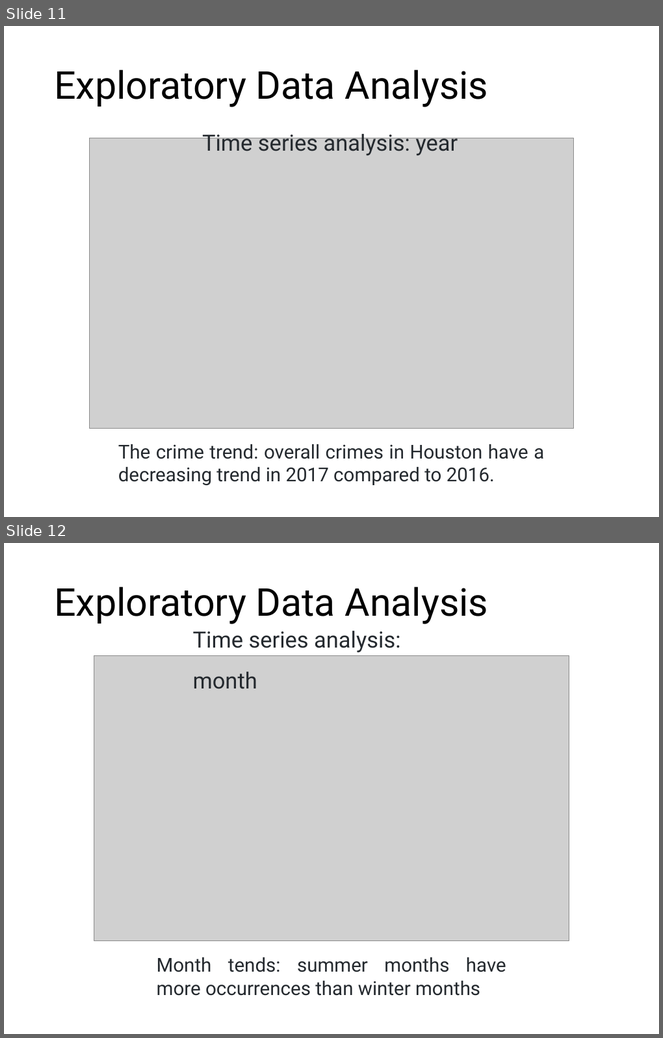
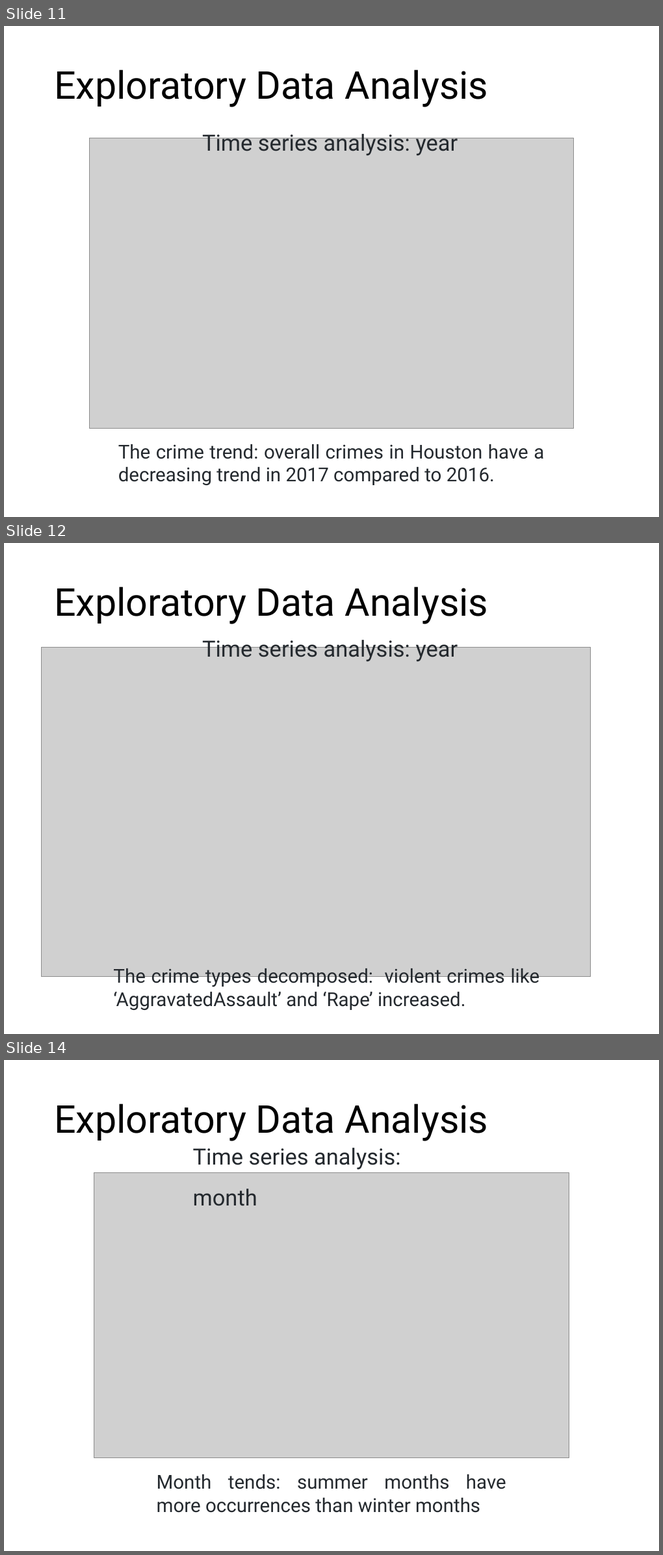
Before and after one commit to phyhouhou/SpringboardProjects, a slide deck: FirstCapstoneProject/Capstone1FinalReport/slide_capston1.pptx. Shown one above the other, each under a label of ours: slides 11 and 12 before the commit, slides 11, 12 and 14 after it; the slides between them are not shown. The pictures are 663x1038 and 663x1555 pixels, drawn with LibreOffice and Linux fonts; fonts in the diff are those of the drawing; grey boxes stand for pictures. Boxes give left, top, right and bottom in pixels: in the first picture for what was removed or moved away, otherwise in the second. Text is boxed around its words. In the diff, an @@ line names an element or a change of style, - is before the commit and + after.

```diff
--- a/FirstCapstoneProject/Capstone1FinalReport/slide_capston1.pptx
+++ b/FirstCapstoneProject/Capstone1FinalReport/slide_capston1.pptx
@@ slide 12 added at [4,543,659,1034], background #FFFFFF @@
@@ text added at [54,587,489,624], 60 pt, text #000000 @@
+Exploratory Data Analysis
@@ text added at [202,636,458,662], 35 pt, text #24292E @@
+Time series analysis: year
@@ picture added at [41,647,591,977] @@
@@ text added at [113,969,540,1010], 30 pt, text #24292E @@
+The crime types decomposed: violent crimes like ‘AggravatedAssault’ and ‘Rape’ increased.
@@ what was slide 12 is now slide 14 @@
```
Also in this commit, not shown: 1 other slide added, 1 other file.
